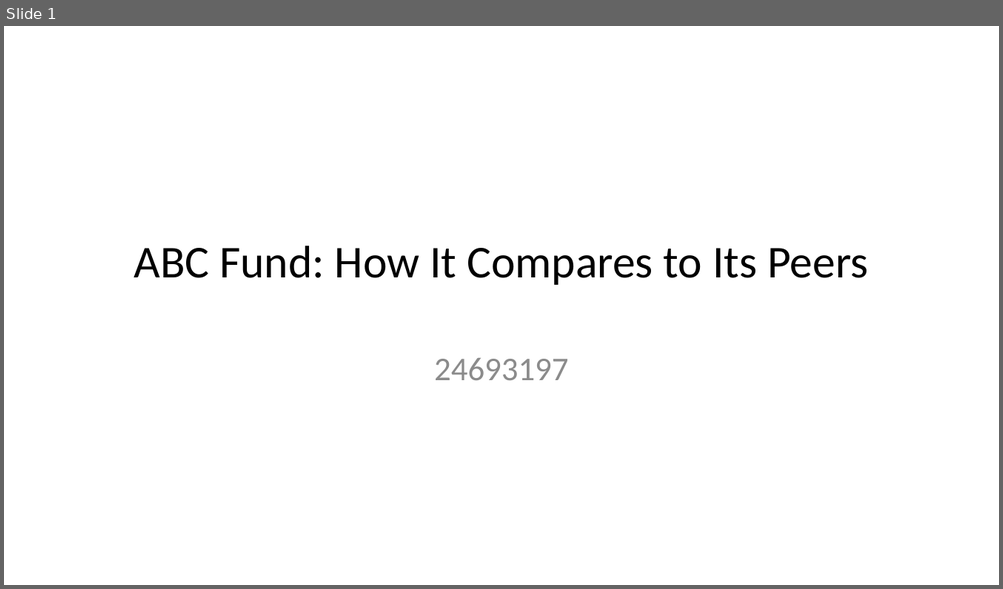
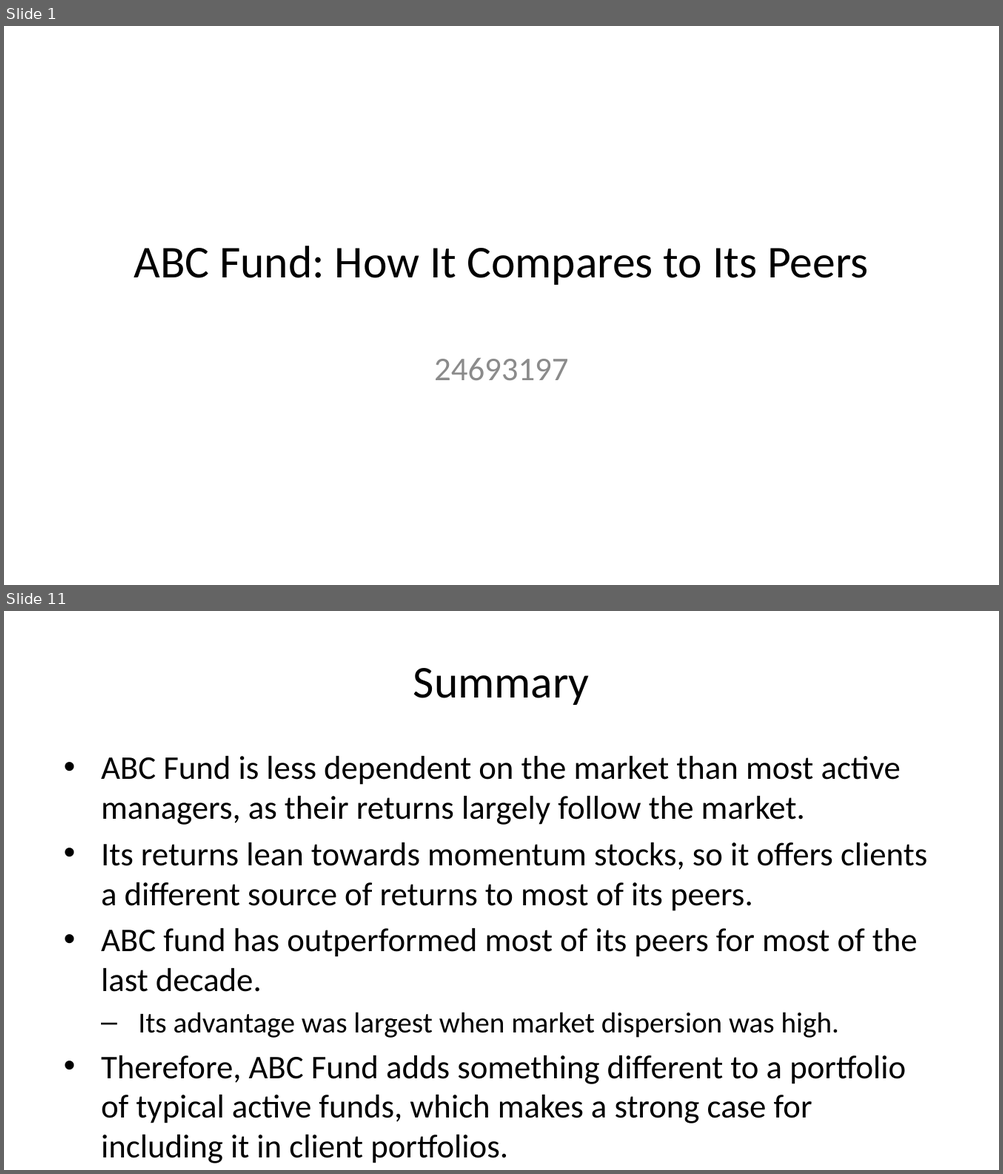
Before and after one commit to cara-burger/24693197_fmx_prax_exam, a slide deck: Questions/Question3/Question3.pptx. Shown one above the other, each under a label of ours: slide 1 before the commit, slides 1 and 11 after it; the slides between them are not shown. The pictures are 1003x589 and 1003x1174 pixels, drawn with LibreOffice and Linux fonts; fonts in the diff are those of the drawing. Boxes give left, top, right and bottom in pixels: in the first picture for what was removed or moved away, otherwise in the second. Text is boxed around its words. In the diff, an @@ line names an element or a change of style, - is before the commit and + after.

```diff
--- a/Questions/Question3/Question3.pptx
+++ b/Questions/Question3/Question3.pptx
@@ slide 11 added at <box>4,611,999,1170</box>, background #FFFFFF @@
@@ title added at <box>413,668,589,705</box>, 33 pt, text #000000 @@
+Summary
@@ text added at <box>101,756,927,1124</box>, 24 pt, text #000000 @@
+• ABC Fund is less dependent on the market than most active managers, as their returns largely follow the market.
+• Its returns lean towards momentum stocks, so it offers clients a different source of returns to most of its peers.
+• ABC fund has outperformed most of its peers for most of the last decade.
+  – Its advantage was largest when market dispersion was high.
+• Therefore, ABC Fund adds something different to a portfolio of typical active funds, which makes a strong case for including it in client portfolios.
```
Also in this commit, not shown: 1 slide changed, 7 other slides added, 1 slide removed, 5 other files.
